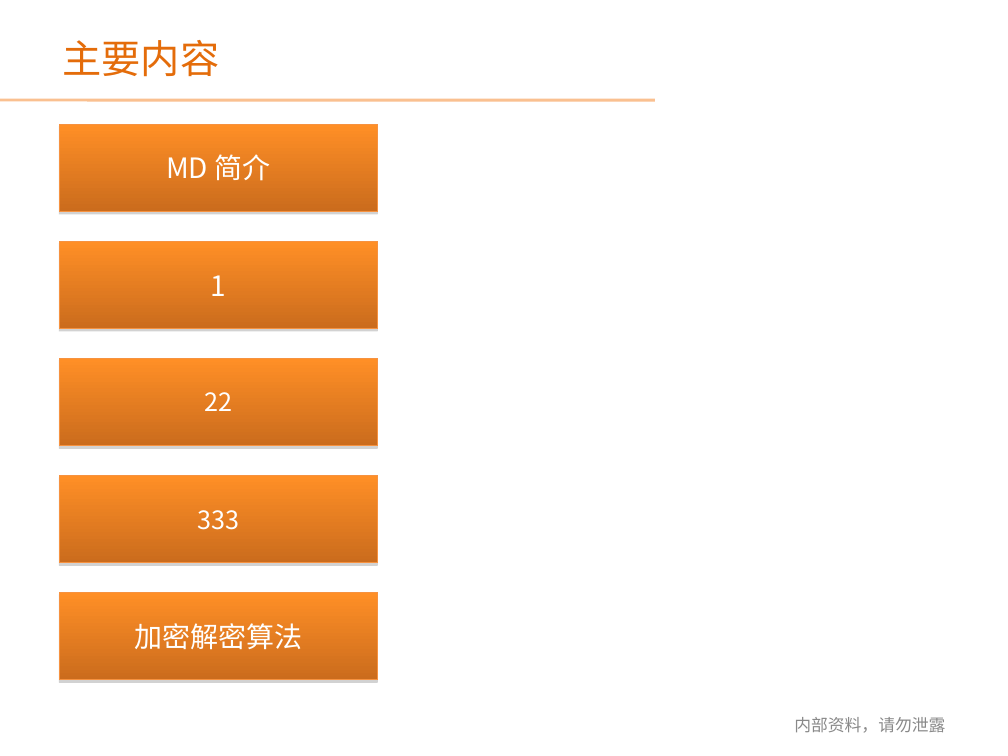
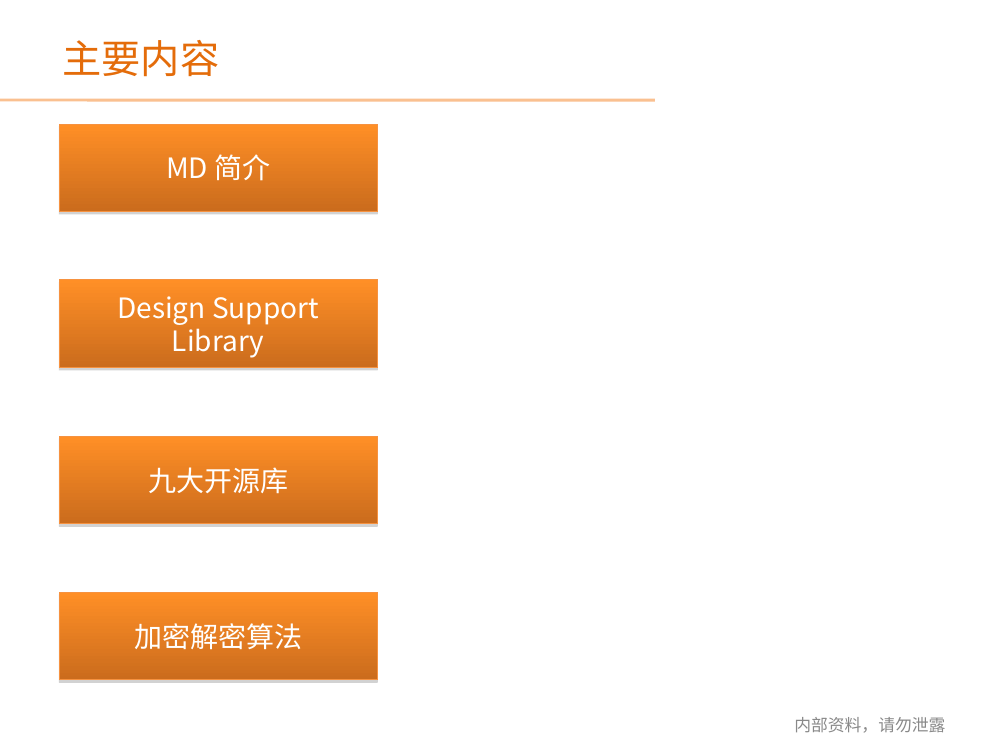
Before and after one commit to renbeyond/shareDemos, a slide deck: slide 2 of Android知识分享交流11_MD初涉_Bauer_3:10/Android知识分享交流_MD初涉_Bauer.ppt. Drawn at 1008x756 pixels with LibreOffice and Linux fonts; fonts in the diff are those of the drawing; background and template pictures are left out. Boxes give left, top, right and bottom in pixels: in the first picture for what was removed or moved away, otherwise in the second. Text is boxed around its words. In the diff, an @@ line names an element or a change of style, - is before the commit and + after.

```diff
--- a/Android知识分享交流11_MD初涉_Bauer_3:10/Android知识分享交流_MD初涉_Bauer.ppt
+++ b/Android知识分享交流11_MD初涉_Bauer_3:10/Android知识分享交流_MD初涉_Bauer.ppt
@@ rectangle "Design Support Library": place and size @@
-rectangle "Design Support Library" at (59,241,377,329)
+rectangle "Design Support Library" at (59,280,377,368)
@@ text in rectangle at (117,296,319,358): text changed @@
-1
+Design Support Library
@@ rectangle "九大开源库": place and size @@
-rectangle "九大开源库" at (59,358,377,446)
+rectangle "九大开源库" at (59,436,377,524)
@@ rectangle removed at (59,476,377,563) @@
-333
@@ text in rectangle at (148,467,288,494): text changed; size 18 to 20 pt @@
-22
+九大开源库
```
Also in this commit, not shown: 1 other slide changed, 25 other files.
